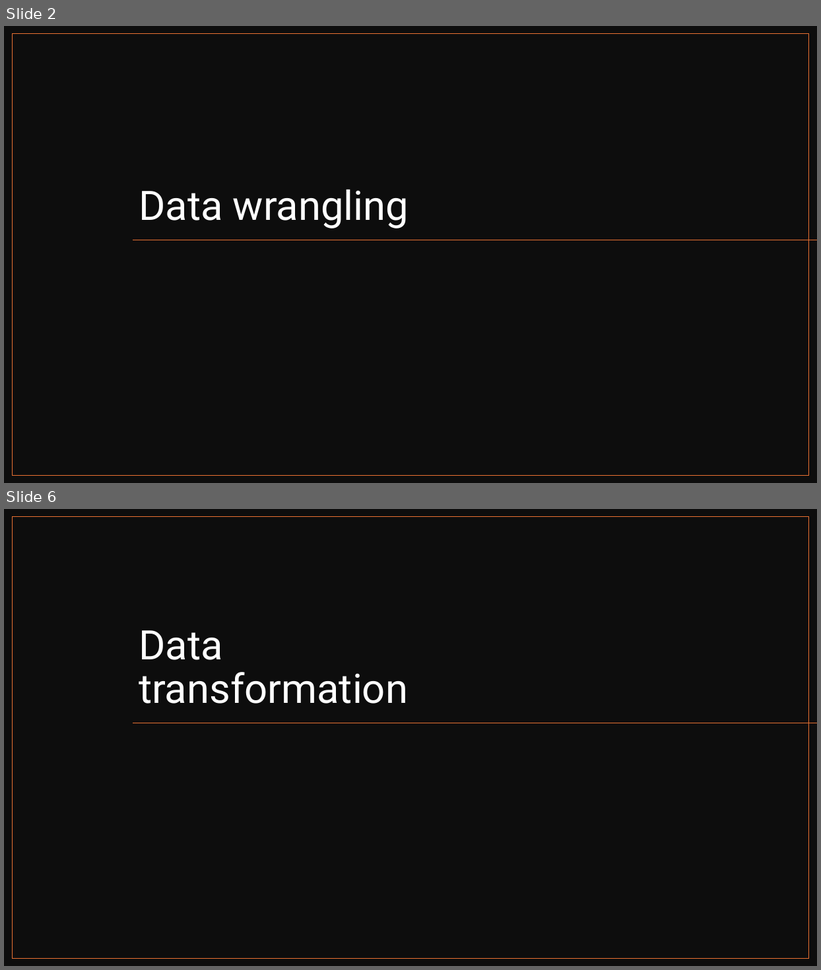
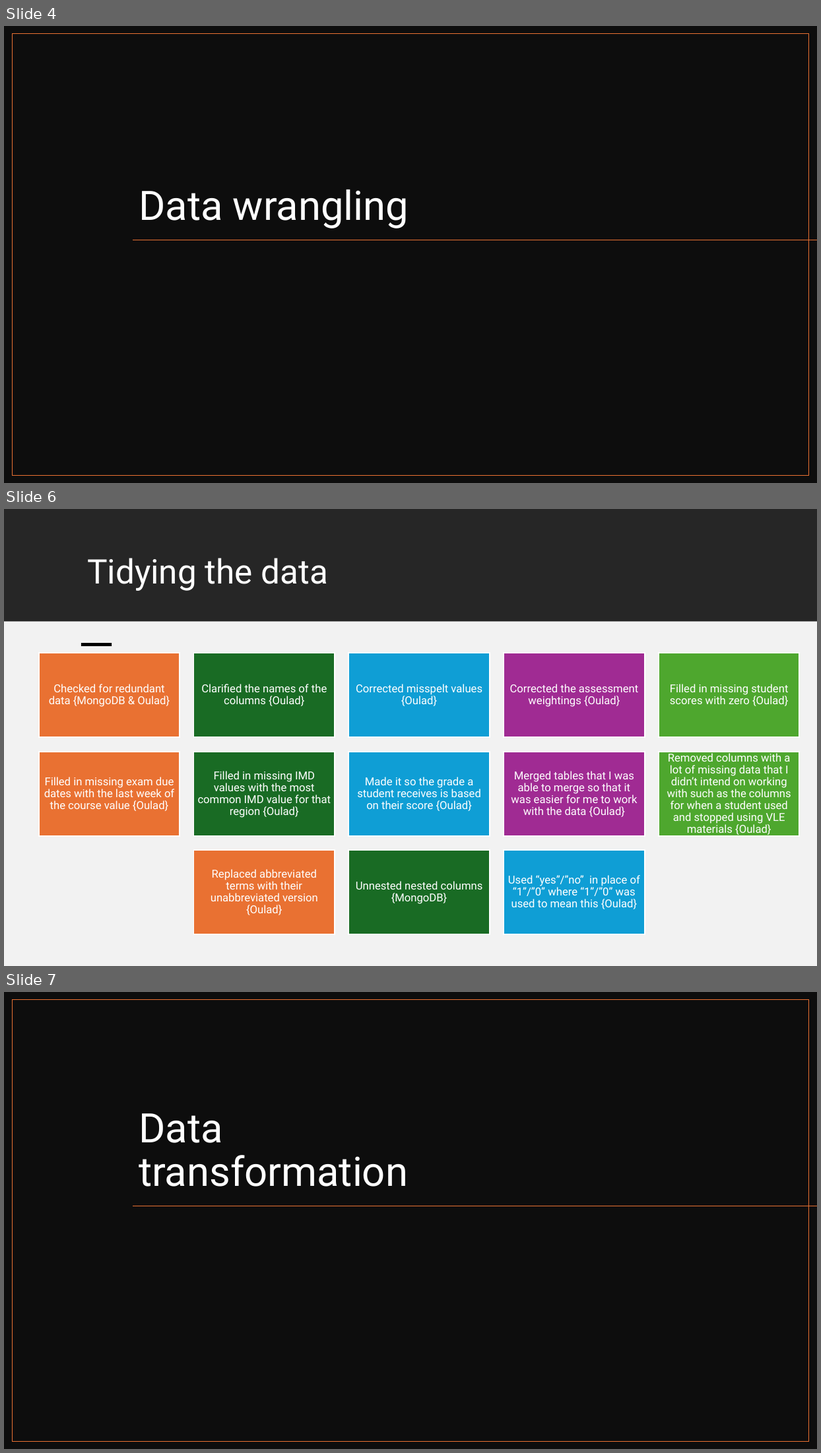
Before and after one commit to ProjectsKoryHasWorkedOn/2024_Grades_Dataset_R_Project, a slide deck: r_project_presentation.pptx. Shown one above the other, each under a label of ours: slides 2 and 6 before the commit, slides 4, 6 and 7 after it; the slides between them are not shown. The pictures are 821x970 and 821x1453 pixels, drawn with LibreOffice and Linux fonts; fonts in the diff are those of the drawing. Boxes give left, top, right and bottom in pixels: in the first picture for what was removed or moved away, otherwise in the second. Text is boxed around its words. In the diff, an @@ line names an element or a change of style, - is before the commit and + after.

```diff
--- a/r_project_presentation.pptx
+++ b/r_project_presentation.pptx
@@ slide 6 added at [4, 509, 817, 966], background #FFFFFF @@
@@ rectangle added at [4, 509, 817, 621], fill #262626 @@
@@ title added at [87, 558, 328, 591], 40 pt, text #FFFFFF @@
+Tidying the data
@@ rectangle added at [4, 622, 817, 966], fill #F2F2F2 @@
@@ rectangle added at [81, 643, 112, 646], fill #000000 @@
@@ group added at [39, 653, 800, 935]: 13 rectangles, 13 texts @@
+Checked for redundant data {MongoDB & Oulad}
+Clarified the names of the columns {Oulad}
+Corrected misspelt values {Oulad}
+Corrected the assessment weightings {Oulad}
+Filled in missing student scores with zero {Oulad}
+Filled in missing exam due dates with the last week of the course value {Oulad}
+Filled in missing IMD values with the most common IMD value for that region {Oulad}
+Made it so the grade a student receives is based on their score {Oulad}
+Merged tables that I was able to merge so that it was easier for me to work with the data {Oulad}
+Removed columns with a lot of missing data that I didn’t intend on working with such as the columns for when a student used and stopped using VLE materials {Oulad}
+Replaced abbreviated terms with their unabbreviated version {Oulad}
+Unnested nested columns {MongoDB}
+Used “yes”/”no” in place of “1”/”0” where “1”/”0” was used to mean this {Oulad}
@@ what was slide 2 is now slide 4 @@
@@ what was slide 6 is now slide 7 @@
```
Also in this commit, not shown: 4 slides changed, 25 other slides added, 12 slides removed, 11 other files.
